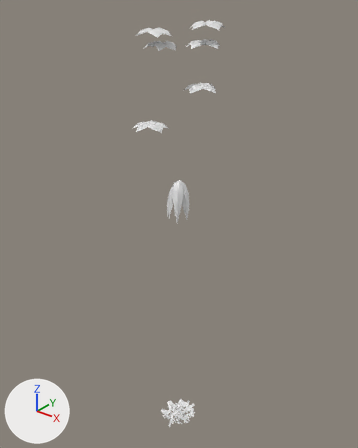
Before and after pictures for a commit that changed the OBJ model game/assets/models/plants/SM_Plant_StranglerFigEnveloping_Leaf.obj.
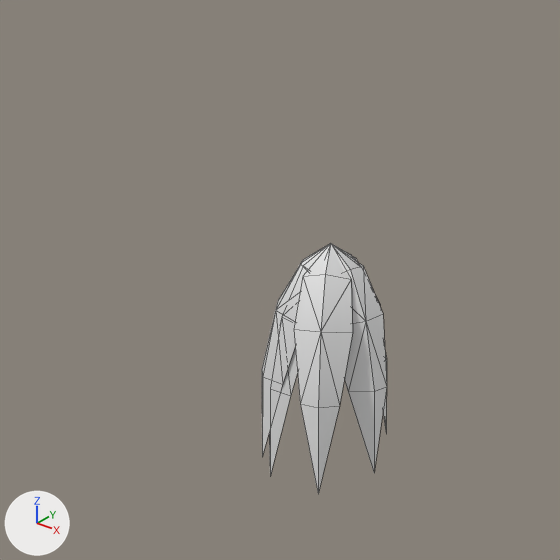
There are two pictures of each version: one whole from a camera (50 mm lens) standing at (17.01, -21.3, 28.93) and looking at (-0.87, 1.05, 15.08), one close up on the part from 34% to 61% of the width and 30% to 53% of the height. Every picture has the same lights, and +X, +Y and +Z are marked at lower left. The last two pictures show the newer version. The close-ups show mesh edges as thin lines. Where no turn or scale is listed for an object, it has been applied to the vertices. Vertices at exactly the same position are counted once.

Script lines for the objects in view, before the commit:
```python
me_sm_plant_stranglerfigenveloping_leaf = bpy.data.meshes.new('SM_Plant_StranglerFigEnveloping_Leaf')
me_sm_plant_stranglerfigenveloping_leaf.from_pydata(...)  # 981 vertices, 664 faces; spans x -2.7..1.7, y -1.9..2.7, z -0.1..27.2
ob_sm_plant_stranglerfigenveloping_leaf = bpy.data.objects.new('SM_Plant_StranglerFigEnveloping_Leaf', me_sm_plant_stranglerfigenveloping_leaf)
ob_sm_plant_stranglerfigenveloping_leaf.location = (0.0, 0.0, 0.0)
```
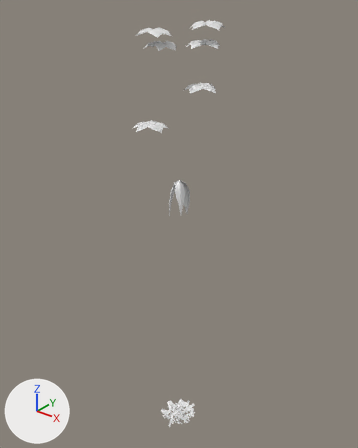
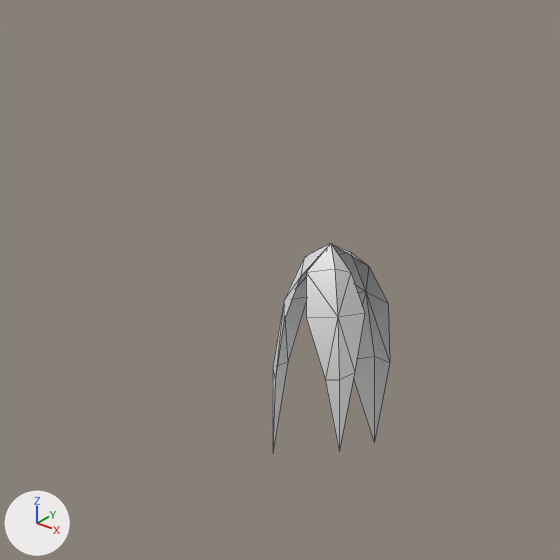
Changed parts and their boxes [x1, y1, x2, y2] in the close-ups (560 x 560 px):
'SM_Plant_StranglerFigEnveloping_Leaf', reshaped: before [262, 244, 387, 493]; after [273, 243, 390, 451]
part 1 of me_sm_plant_stranglerfigenveloping_leaf, cut back: before [262, 244, 387, 493]; after [273, 243, 390, 449]

The change, as a diff of the scene's bpy script:
```diff
--- a/game/assets/models/plants/SM_Plant_StranglerFigEnveloping_Leaf.obj.py
+++ b/game/assets/models/plants/SM_Plant_StranglerFigEnveloping_Leaf.obj.py
@@ me_sm_plant_stranglerfigenveloping_leaf @@
 # used by ob_sm_plant_stranglerfigenveloping_leaf; location = (0.0, 0.0, 0.0)
-me_sm_plant_stranglerfigenveloping_leaf.from_pydata(...)  # 981 vertices, 664 faces; spans x -2.7..1.7, y -1.9..2.7, z -0.1..27.2
+me_sm_plant_stranglerfigenveloping_leaf.from_pydata(...)  # 951 vertices, 628 faces; spans x -2.7..1.7, y -1.9..2.7, z -0.1..27.2
+# me_sm_plant_stranglerfigenveloping_leaf part 1
+# 31 vertices are removed from x -0.2..0.7, y -0.7..0.6, z 16.1..18.4
+# 58 faces are deleted
+# 28 vertices move from x -0.6..0.4, y -0.6..0.6, z 16.0..18.4 to x -0.8..0.5, y -0.5..0.9, z 16.0..18.4
+# 1 vertex is added at (-0.1, 0.7, 17.8)
+# 22 new faces join them
```
